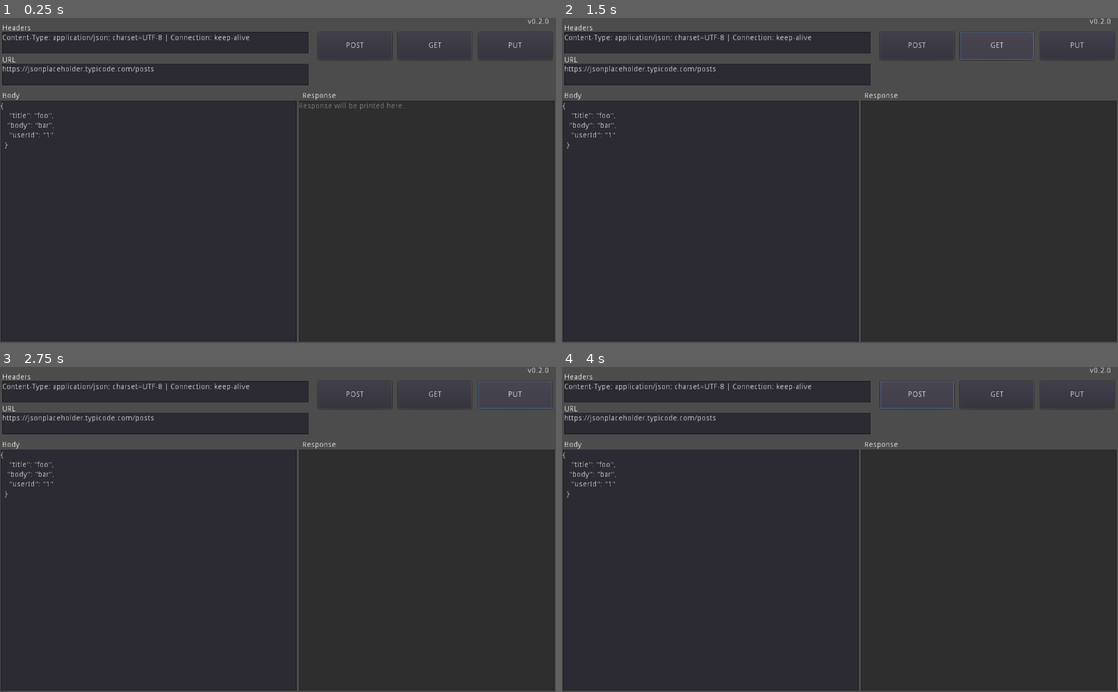
Above: before the commit, frames 1-4 (two rows, left to right).
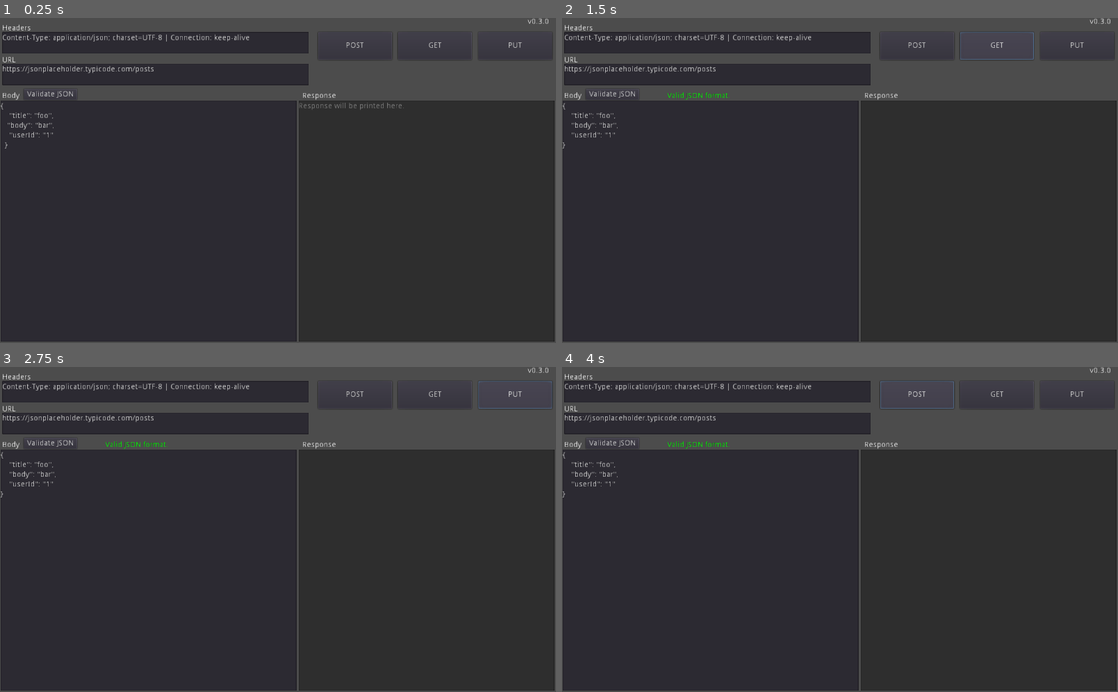
Above: after the commit, the same moments.

Repository: c-karaolis/Pigeon
Game: Godot game, scene res://src/MainWindow.tscn
The game is run twice, just before and just after one commit, with the same random seed, the same clock (stepped at 60 frames per second) and the same inputs.
Inputs (mouse positions are in pixels of both pictures, inside the frame that each line leads up to):
- Up to frame 1 (0.25 s): no input
- Up to frame 2 (1.5 s): click "POST" at 0.5 s; click "GET" at 1.25 s
- Up to frame 3 (2.75 s): click "PUT" at 2 s
- Up to frame 4 (4 s): click (612, 441) at 2.75 s, where only the run after the commit has a clickable "Validate JSON"; click "POST" at 3.5 s

The runs differ from the first frame. In frame 1, less than 0.1% of the frame differs, in the area x 4-98%, y 0-25%; in frame 2, 0.2%, in the area x 0-98%, y 0-41%; in frame 3, 0.2%; in frame 4, 0.2%.

Commit message:
Added JSON validation and beautify.  v0.3.0 binaries.

Diff:
--- a/src/MainWindow.tscn
+++ b/src/MainWindow.tscn
@@ -153,13 +153,30 @@
 margin_top = -1.88775
 margin_right = 1011.25
 margin_bottom = 12.1123
-text = "v0.2.0"
+text = "v0.3.0"
 __meta__ = {
 "_edit_use_anchors_": false
 }
+
+[node name="ValidationLabel" type="Label" parent="Labels"]
+margin_left = 193.0
+margin_top = 135.0
+margin_right = 543.0
+margin_bottom = 149.0
+__meta__ = {
+"_edit_use_anchors_": false
+}
+
+[node name="ValidateJSONButton" type="Button" parent="."]
+margin_left = 42.7027
+margin_top = 129.059
+margin_right = 140.703
+margin_bottom = 149.059
+text = "Validate JSON"
 [connection signal="button_up" from="PostButton" to="." method="_on_PostButton_button_up"]
 [connection signal="button_up" from="GetButton" to="." method="_on_GetButton_button_up"]
 [connection signal="button_up" from="PutButton" to="." method="_on_PutButton_button_up"]
 [connection signal="request_completed" from="PostHTTPRequest" to="." method="_on_PostHTTPRequest_request_completed"]
 [connection signal="request_completed" from="GetHTTPRequest" to="." method="_on_GetHTTPRequest_request_completed"]
 [connection signal="request_completed" from="PutHTTPRequest" to="." method="_on_PutHTTPRequest_request_completed"]
+[connection signal="button_up" from="ValidateJSONButton" to="." method="_on_ValidateJSONButton_button_up"]
--- a/src/MainWindowManager.gd
+++ b/src/MainWindowManager.gd
@@ -1,4 +1,5 @@
 extends Control
+
 
 onready var url_box: TextEdit  = $UrlText
 onready var body_text_box: TextEdit = $BodyText
@@ -7,6 +8,7 @@
 onready var post_request: HTTPRequest = $PostHTTPRequest
 onready var get_request: HTTPRequest = $GetHTTPRequest
 onready var put_request: HTTPRequest = $PutHTTPRequest
+onready var validation_label: Label = $Labels/ValidationLabel
 
 
 func _on_PostHTTPRequest_request_completed(_result: int, _response_code: int, _headers: PoolStringArray, _body: PoolByteArray) -> void:
@@ -36,6 +38,10 @@
 	put_request.request(_input_values.URL, _input_values.Headers, false, HTTPClient.METHOD_PUT, _input_values.RequestBody)
 
 
+func _on_ValidateJSONButton_button_up() -> void:
+	body_text_box.text = validate_and_beautify_json(body_text_box.text)
+
+
 func remove_json_trailing_artifacts(_json: String) -> String:
 	if _json[_json.length() -2] != '"':
 		_json.erase(_json.length() -2 , 1)
@@ -50,8 +56,22 @@
 	return _url
 
 
+func validate_and_beautify_json(_json: String) -> String:
+	var _json_parsed: JSONParseResult = JSON.parse(_json)
+	if _json_parsed.error != OK:
+		validation_label.add_color_override("font_color", Color(1,0,0,1))
+		validation_label.text = "Invalid JSON format."
+		return _json
+	validation_label.add_color_override("font_color", Color(0,1,0,1))
+	validation_label.text = "Valid JSON format."
+	_json = JSON.print(_json_parsed.result, "\t")
+	return _json
+
+
 func get_refreshed_textbox_values() -> Dictionary:
 	result_text_box.text = "Requesting . . ."
+	print(validate_and_beautify_json(body_text_box.text))
+	body_text_box.text = validate_and_beautify_json(body_text_box.text)
 	var _url: String = remove_url_trailing_artifacts(url_box.text)
 	var _headersRaw: String = headers_text_box.text
 	var _headers: Array = _headersRaw.split("|")
Not shown, added: builds/pre-release/Pigeon-v0.3.0-alpha/Pigeon-v0.3.0.exe
Not shown, added: builds/pre-release/Pigeon-v0.3.0-alpha/Pigeon-v0.3.0.pck
